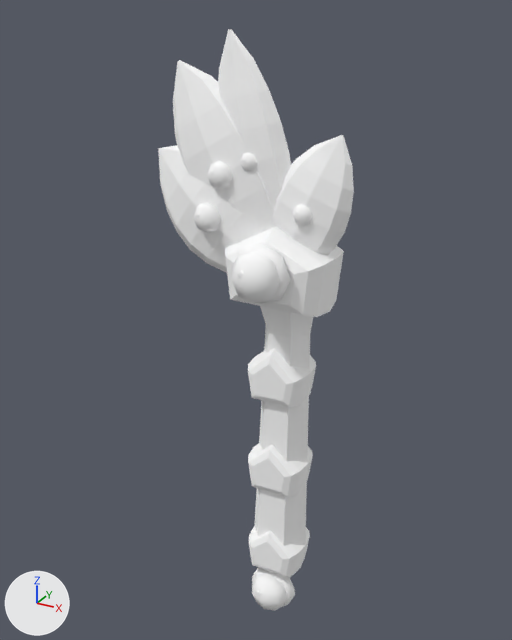
A saved change to the OBJ model src/main/resources/assets/sunlit_journal_core/models/fantasy/snow_blossom/axe.obj.
Before and after are seen from a camera (50 mm lens) standing at (0.937, -1.379, 0.976) and looking at (0.451, -0.495, 0.534). Every picture has the same lights, and +X, +Y and +Z are marked at lower left. The older version comes first. Where no turn or scale is listed for an object, it has been applied to the vertices. Vertices at exactly the same position are counted once.

Objects in the first picture: 'axe'.
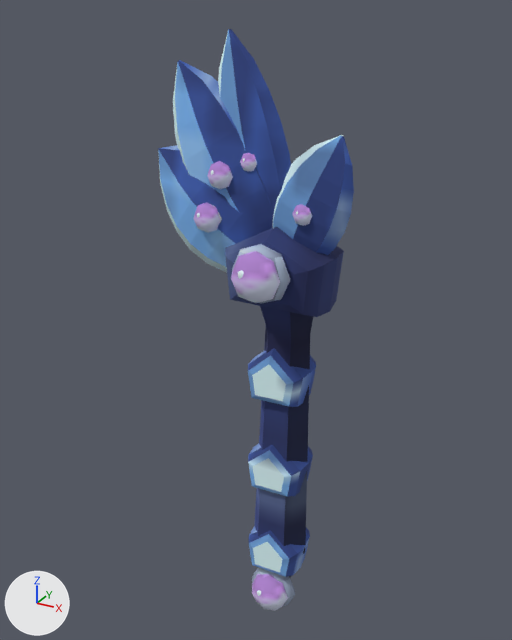
Changed parts and their boxes [x1, y1, x2, y2] in the pictures (512 x 640 px):
'axe', surface changed (white to blue)
    both: [158, 29, 354, 611]

Patch to the scene script:
```diff
--- a/src/main/resources/assets/sunlit_journal_core/models/fantasy/snow_blossom/axe.obj.py
+++ b/src/main/resources/assets/sunlit_journal_core/models/fantasy/snow_blossom/axe.obj.py
@@ img_accent @@
+img_accent = load_image('accent', '../../../textures/item/fantasy_materials/snow_blossom/accent.png', 16, 16, 'sRGB')
@@ img_metal @@
+img_metal = load_image('metal', '../../../textures/item/fantasy_materials/snow_blossom/metal.png', 64, 64, 'sRGB')
@@ img_main @@
+img_main = load_image('main', '../../../textures/item/fantasy_materials/snow_blossom/main.png', 64, 64, 'sRGB')
@@ img_shade @@
+img_shade = load_image('shade', '../../../textures/item/fantasy_materials/snow_blossom/shade.png', 64, 64, 'sRGB')
@@ img_light @@
+img_light = load_image('light', '../../../textures/item/fantasy_materials/snow_blossom/light.png', 64, 64, 'sRGB')
@@ img_edge @@
+img_edge = load_image('edge', '../../../textures/item/fantasy_materials/snow_blossom/edge.png', 64, 64, 'sRGB')
@@ img_grip_light @@
+img_grip_light = load_image('grip_light', '../../../textures/item/fantasy_materials/snow_blossom/grip_light.png', 32, 32, 'sRGB')
@@ img_grip @@
+img_grip = load_image('grip', '../../../textures/item/fantasy_materials/snow_blossom/grip.png', 32, 32, 'sRGB')
@@ img_grip_shade @@
+img_grip_shade = load_image('grip_shade', '../../../textures/item/fantasy_materials/snow_blossom/grip_shade.png', 32, 32, 'sRGB')
@@ mat_grip_shade @@
 mat_grip_shade = principled_material('grip_shade')
-mat_grip_shade.texture = img_fantasy_white
+mat_grip_shade.texture = img_grip_shade
 mat_grip_shade.roughness = 1.0
@@ mat_grip @@
 mat_grip = principled_material('grip')
-mat_grip.texture = img_fantasy_white
+mat_grip.texture = img_grip
 mat_grip.roughness = 1.0
@@ mat_grip_light @@
 mat_grip_light = principled_material('grip_light')
-mat_grip_light.texture = img_fantasy_white
+mat_grip_light.texture = img_grip_light
 mat_grip_light.roughness = 1.0
@@ mat_edge @@
 mat_edge = principled_material('edge')
-mat_edge.texture = img_fantasy_white
+mat_edge.texture = img_edge
 mat_edge.roughness = 1.0
@@ mat_light @@
 mat_light = principled_material('light')
-mat_light.texture = img_fantasy_white
+mat_light.texture = img_light
 mat_light.roughness = 1.0
@@ mat_shade @@
 mat_shade = principled_material('shade')
-mat_shade.texture = img_fantasy_white
+mat_shade.texture = img_shade
 mat_shade.roughness = 1.0
@@ mat_main @@
 mat_main = principled_material('main')
-mat_main.texture = img_fantasy_white
+mat_main.texture = img_main
 mat_main.roughness = 1.0
@@ mat_metal @@
 mat_metal = principled_material('metal')
-mat_metal.texture = img_fantasy_white
+mat_metal.texture = img_metal
 mat_metal.roughness = 1.0
@@ mat_accent @@
 mat_accent = principled_material('accent')
-mat_accent.texture = img_fantasy_white
+mat_accent.texture = img_accent
 mat_accent.roughness = 1.0
@@ me_axe @@
 me_axe.from_pydata(...)  # 884 vertices, 1660 faces; spans x 0.291..0.605, y -0.614..-0.437, z 0.001..0.95
 # used by ob_axe; location = (0.0, 0.0, 0.0)
+# me_axe part 1: texture (UV) coordinates of 1654 of 1660 faces, centred in x 0.291..0.6, y -0.61..-0.437, z 0.009..0.95, changed; they spanned u 0.5..0.5, v 0.5..0.5 and now span u 0.0..1.0, v 0.0..1.0
 me_axe.materials.append(mat_grip_shade)
```
